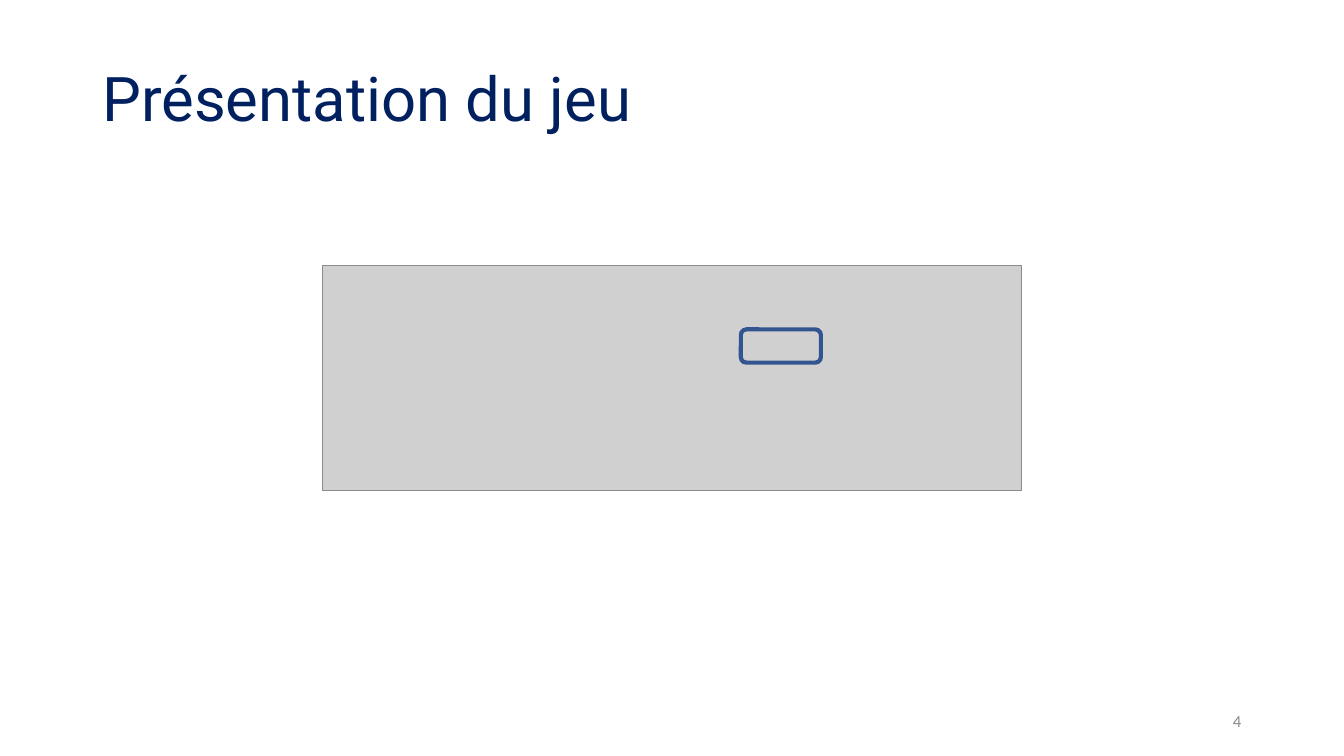
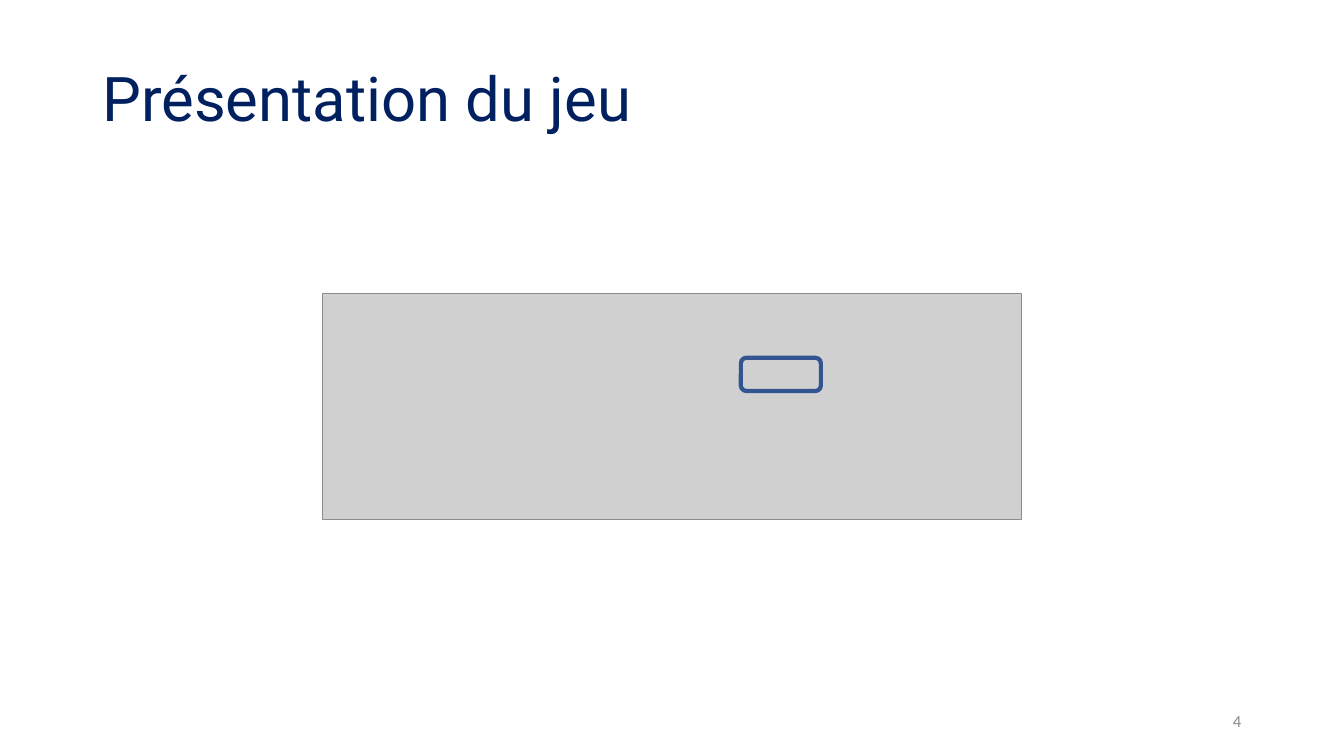
Before and after one commit to cui-unige/BSc-educative-gaming-2019, a slide deck: slide 4 of Docs/Speech/SpaceEncodersDevInf_LP.pptx. Drawn at 1344x756 pixels with LibreOffice and Linux fonts; fonts in the diff are those of the drawing; grey boxes stand for pictures. Boxes give left, top, right and bottom in pixels: in the first picture for what was removed or moved away, otherwise in the second. Text is boxed around its words. In the diff, an @@ line names an element or a change of style, - is before the commit and + after.

```diff
--- a/Docs/Speech/SpaceEncodersDevInf_LP.pptx
+++ b/Docs/Speech/SpaceEncodersDevInf_LP.pptx
@@ picture: place and size @@
-picture at (323,265,1021,490)
+picture at (323,294,1022,520)
@@ rounded rectangle: place and size @@
-rounded rectangle at (741,330,821,363)
+rounded rectangle at (741,358,821,391)
```
Also in this commit, not shown: 1 other slide changed, 2 other files.
